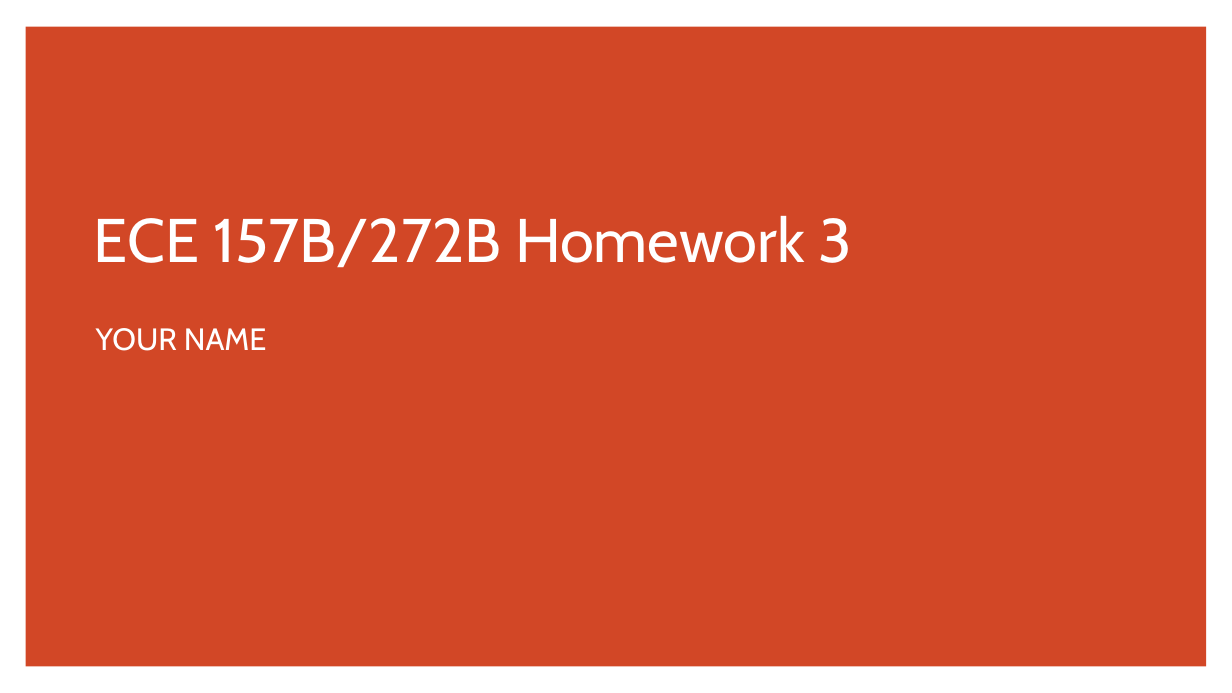
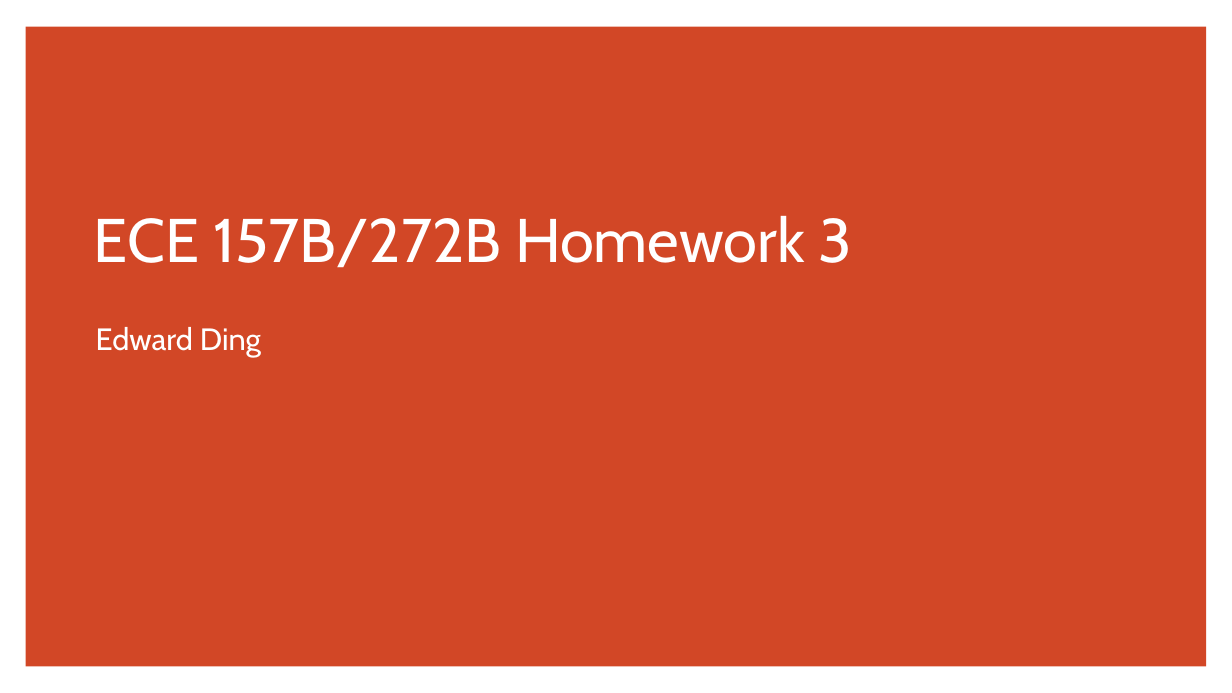
Before and after one commit to eding42/ece-157b-hw3, a slide deck: slide 1 of ECE_157B_272B_Homework3_Template.pptx. Drawn at 1232x693 pixels with LibreOffice and Linux fonts; fonts in the diff are those of the drawing. Boxes give left, top, right and bottom in pixels: in the first picture for what was removed or moved away, otherwise in the second. Text is boxed around its words. In the diff, an @@ line names an element or a change of style, - is before the commit and + after.

Commit message:
update pptx

```diff
--- a/ECE_157B_272B_Homework3_Template.pptx
+++ b/ECE_157B_272B_Homework3_Template.pptx
@@ subtitle at box(96, 327, 261, 357): text changed @@
-YOUR NAME
+Edward Ding
```
Also in this commit, not shown: 1 other file.
